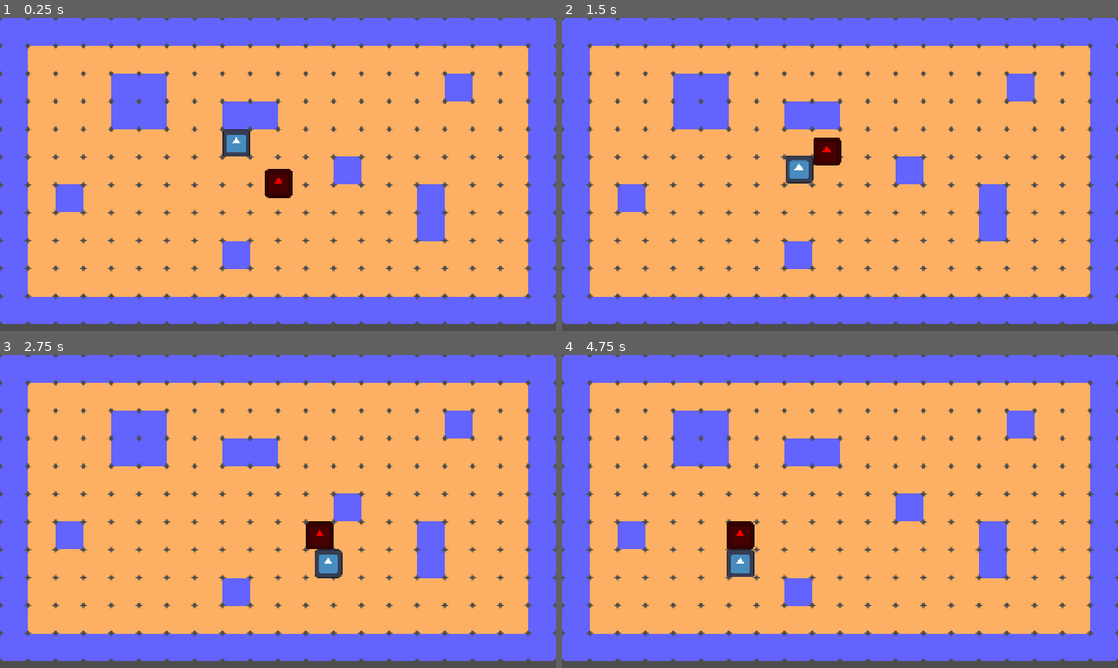
Above: before the commit, frames 1-4 (two rows, left to right).
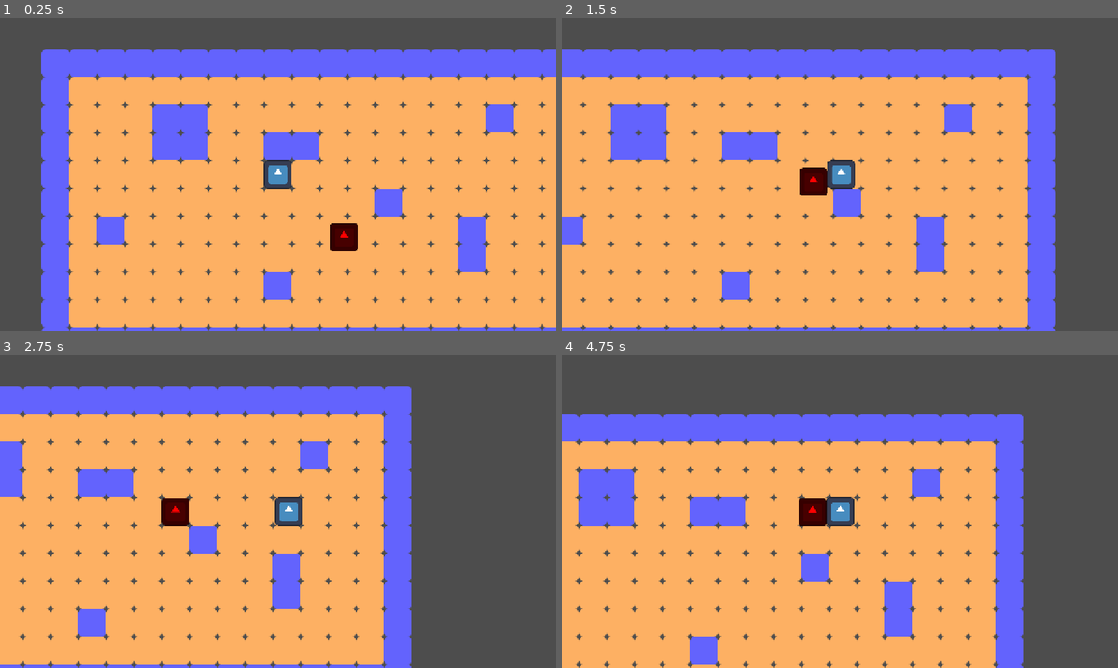
Above: after the commit, the same moments.

Repository: kiralymark/project-01
Game: Godot game, scene res://scenes/game.tscn
Two runs of this game, one before a commit and one after it. Both use one fixed random seed, a clock stepped at 60 frames per second and the inputs below. The engine's default icon, where the game draws it, is replaced by a stand-in: a white triangle on a blue panel in a dark square.
Inputs:
- Up to frame 1 (0.25 s): no input
- Up to frame 2 (1.5 s): hold Right (right_key) 0.53-1.28 s; hold Down (down_key) from 1.28 s (still down)
- Up to frame 3 (2.75 s): release Down (down_key) at 2.03 s; hold Right (right_key) from 2.03 s (still down)
- Up to frame 4 (4.75 s): release Right (right_key) at 2.78 s; hold Up (up_key) 2.78-3.53 s; hold Left (left_key) from 3.53 s (still down)

The runs differ from the first frame. In frame 1, 54% of the frame differs, in the area x 0-100%, y 0-100%; in frame 2, 56%; in frame 3, 63%; in frame 4, 62%.

Commit message:
Camera and enemy
Camera movement and enemy behaviour

Diff:
--- a/scenes/game.tscn
+++ b/scenes/game.tscn
@@ -27,6 +27,10 @@
 position = Vector2(544, 288)
 script = ExtResource("3_lnu2h")
 
+[node name="Camera2D" type="Camera2D" parent="Player" unique_id=2086495576]
+position_smoothing_enabled = true
+position_smoothing_speed = 10.0
+
 [node name="Enemy" parent="." unique_id=1143233576 instance=ExtResource("4_lbhrr")]
 modulate = Color(1, 0, 0, 1)
 position = Vector2(696, 432)
--- a/scripts/scripts/characters/enemy.gd
+++ b/scripts/scripts/characters/enemy.gd
@@ -9,6 +9,11 @@
 
 func _physics_process(_delta: float) -> void:
 	var player_position: Vector2 = _player.global_position
+	var distance_squared: float = global_position.distance_squared_to(player_position)
+
+	if distance_squared > 40000.0:
+		return
+
 	var direction = (player_position - global_position).normalized()
 
 	velocity = direction * SPEED
